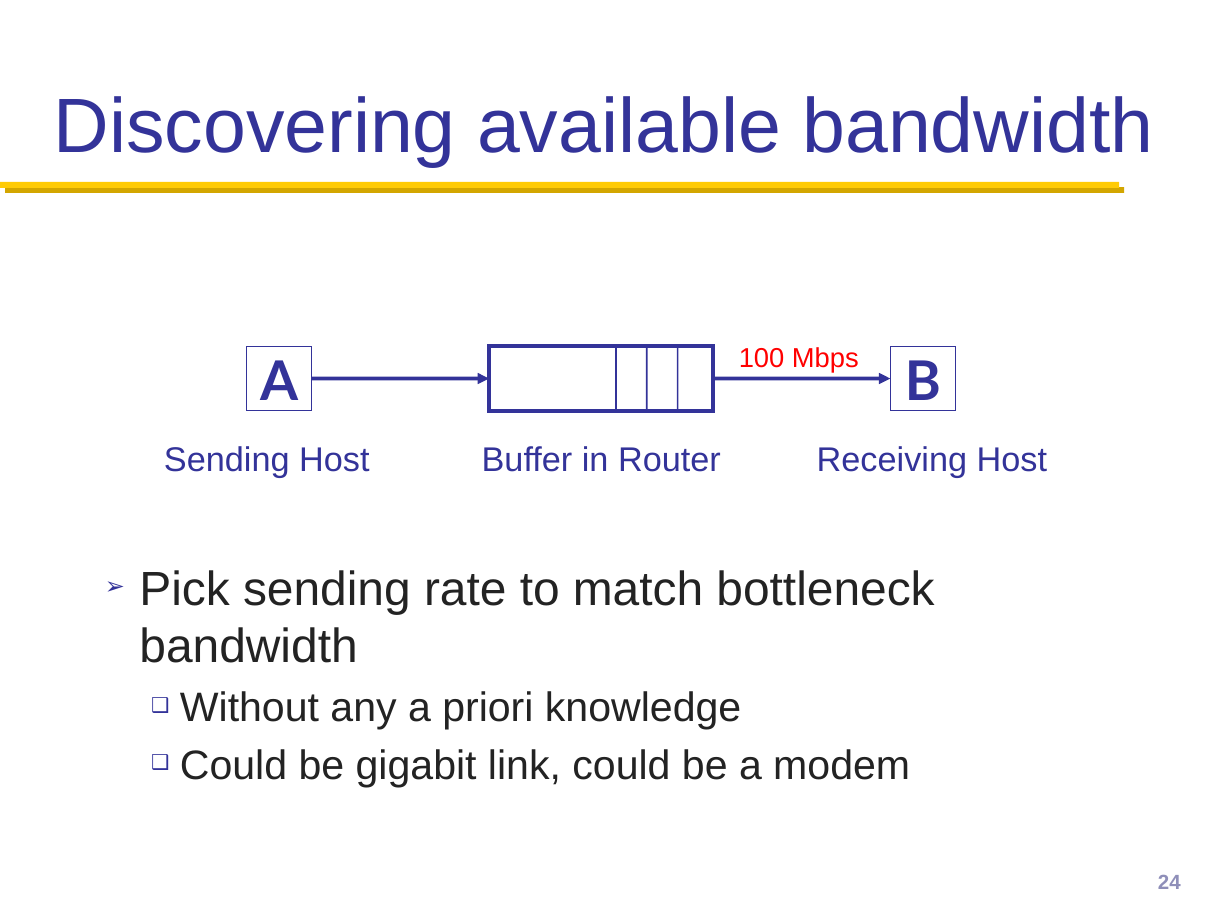
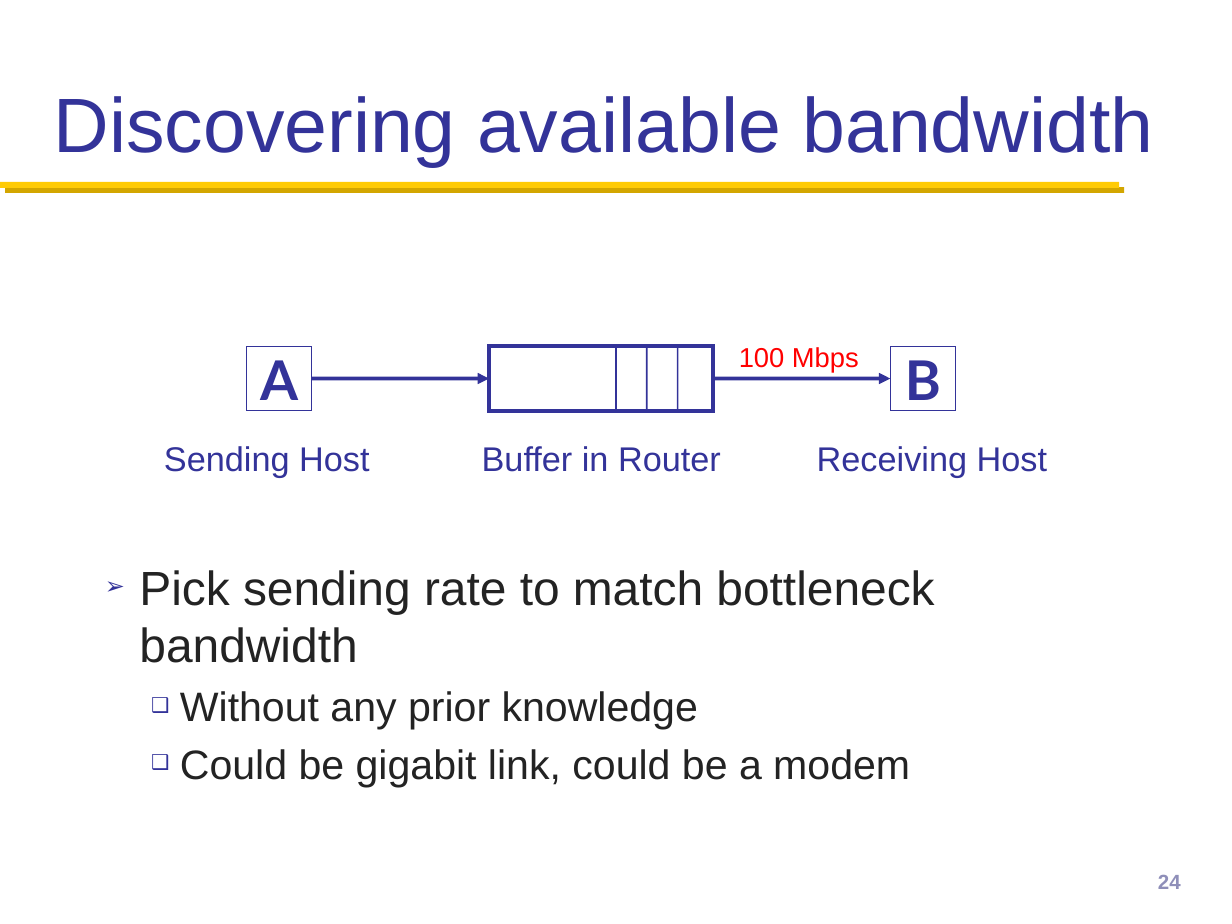
Before and after one commit to henryhxu/CSCI4430-ESTR4120, a slide deck: slide 24 of lectures/lec8.pptx. Drawn at 1232x924 pixels with LibreOffice and Linux fonts; fonts in the diff are those of the drawing; background and template pictures are left out. Boxes give left, top, right and bottom in pixels: in the first picture for what was removed or moved away, otherwise in the second. Text is boxed around its words. In the diff, an @@ line names an element or a change of style, - is before the commit and + after.

Commit message:
lec8 revised

```diff
--- a/lectures/lec8.pptx
+++ b/lectures/lec8.pptx
@@ text at (180, 691, 698, 730): text changed @@
-  ❑ Without any a priori knowledge
+  ❑ Without any prior knowledge
```
Also in this commit, not shown: 1 other slide changed.
